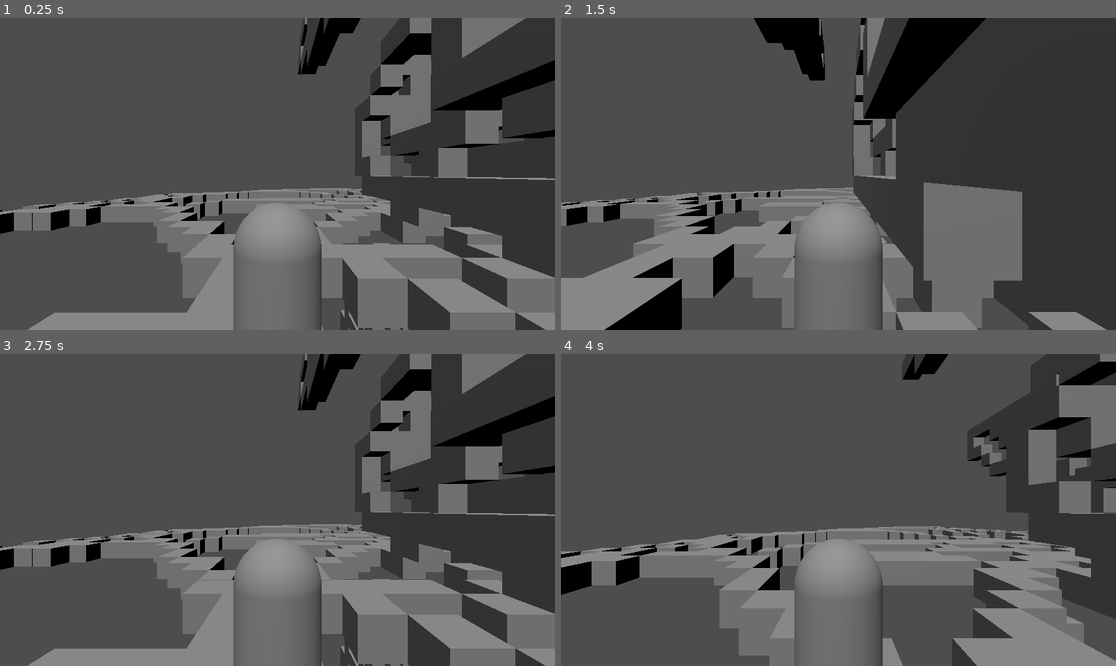
Above: before the commit, frames 1-4 (two rows, left to right).
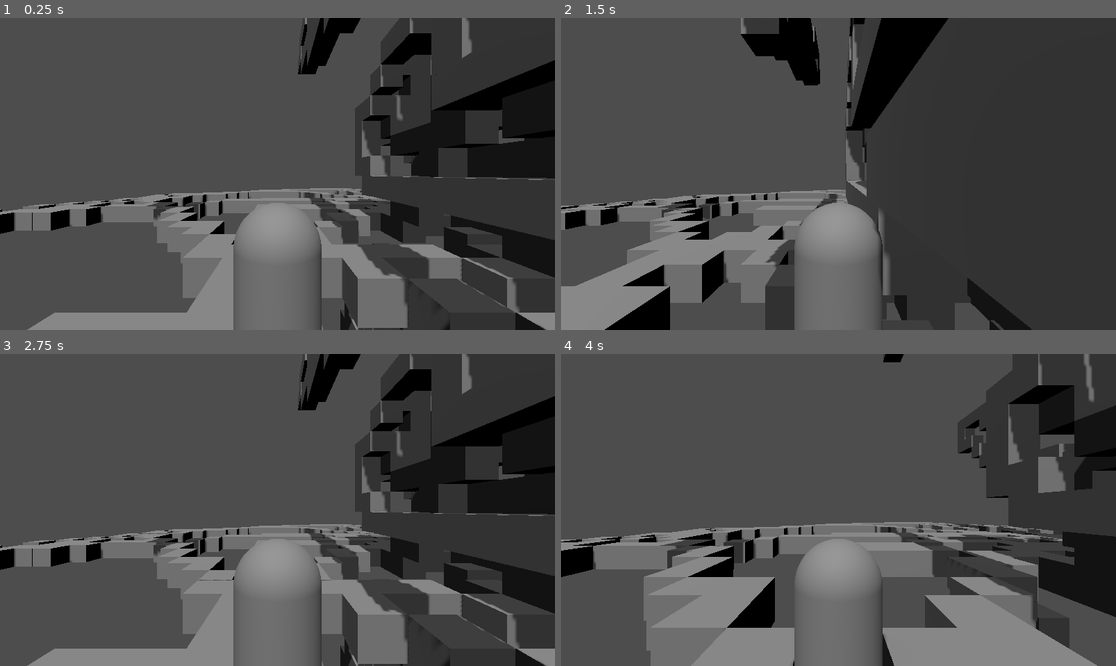
Above: after the commit, the same moments.

Repository: FilipTarajko/MinecraftClone
Game: Godot game, scene res://world.tscn
Same seed, same stepped clock (60 frames per second), same inputs: the game is played once before the commit and once after it.
Inputs:
- Up to frame 1 (0.25 s): no input
- Up to frame 2 (1.5 s): tap Enter (ui_accept) at 0.5, 0.77 s; hold D (move_right) 0.53-1.28 s; tap E at 0.6, 1.35 s; hold S (move_backwards) from 1.28 s (still down)
- Up to frame 3 (2.75 s): tap Enter (ui_accept) at 1.52 s; release S (move_backwards) at 2.03 s; hold D (move_right) from 2.03 s (still down); hold R from 2.03 s (still down); tap E at 2.3 s
- Up to frame 4 (4 s): tap Enter (ui_accept) at 2.75, 3.02, 3.77 s; release D (move_right) at 2.78 s; release R at 2.78 s; hold W (move_forward) 2.78-3.53 s; tap E at 2.85, 3.6 s; hold A (move_left) from 3.53 s (still down)

The runs differ from the first frame. In frame 1, 18% of the frame differs, in the area x 2-100%, y 0-100%; in frame 2, 21%; in frame 3, 18%; in frame 4, 34%, in the area x 0-100%, y 0-100%.

Commit message:
Allow for mouse mode changing

Diff:
--- a/Player.gd
+++ b/Player.gd
@@ -3,17 +3,27 @@
 const X_SENSITIVITY = 0.0001
 const Y_SENSITIVITY = 0.0001
 
-const SPEED = 5.0
-const JUMP_VELOCITY = 4.5
+const SPEED = 6.0
+const JUMP_VELOCITY = 5.0
 
 var camera_stick
 
 func _ready():
 	camera_stick = get_node("CameraStick")
+	Input.set_mouse_mode(Input.MOUSE_MODE_CAPTURED)
 
 # Get the gravity from the project settings to be synced with RigidBody nodes.
 var gravity = ProjectSettings.get_setting("physics/3d/default_gravity")
 
+func _unhandled_input(event):
+	if event is InputEventKey:
+		if event.pressed and event.keycode == KEY_ESCAPE:
+			get_tree().quit()
+		if event.pressed and event.keycode == KEY_E:
+			if (Input.mouse_mode == Input.MOUSE_MODE_CAPTURED):
+				Input.set_mouse_mode(Input.MOUSE_MODE_VISIBLE)
+			elif (Input.mouse_mode == Input.MOUSE_MODE_VISIBLE):
+				Input.set_mouse_mode(Input.MOUSE_MODE_CAPTURED)
 
 func _physics_process(delta):
 	if Input.is_key_pressed(KEY_R):
@@ -38,9 +48,10 @@
 	else:
 		velocity.x = move_toward(velocity.x, 0, SPEED)
 		velocity.z = move_toward(velocity.z, 0, SPEED)
-	var mouse_velocity = Input.get_last_mouse_velocity()
-	camera_stick.rotate_y(-mouse_velocity.x*X_SENSITIVITY)
-	camera_stick.rotate_object_local(Vector3.RIGHT, -mouse_velocity.y*Y_SENSITIVITY)
+	if (Input.mouse_mode == Input.MOUSE_MODE_CAPTURED):
+		var mouse_velocity = Input.get_last_mouse_velocity()
+		camera_stick.rotate_y(-mouse_velocity.x*X_SENSITIVITY)
+		camera_stick.rotate_object_local(Vector3.RIGHT, -mouse_velocity.y*Y_SENSITIVITY)
 
 
 	move_and_slide()
--- a/world.tscn
+++ b/world.tscn
@@ -34,3 +34,6 @@
 
 [node name="DirectionalLight3D" type="DirectionalLight3D" parent="."]
 transform = Transform3D(0.981293, 0.160727, -0.10598, 0, 0.550481, 0.834848, 0.192522, -0.81923, 0.540183, 0, 0, 0)
+shadow_enabled = true
+shadow_bias = 0.2
+shadow_opacity = 0.8
